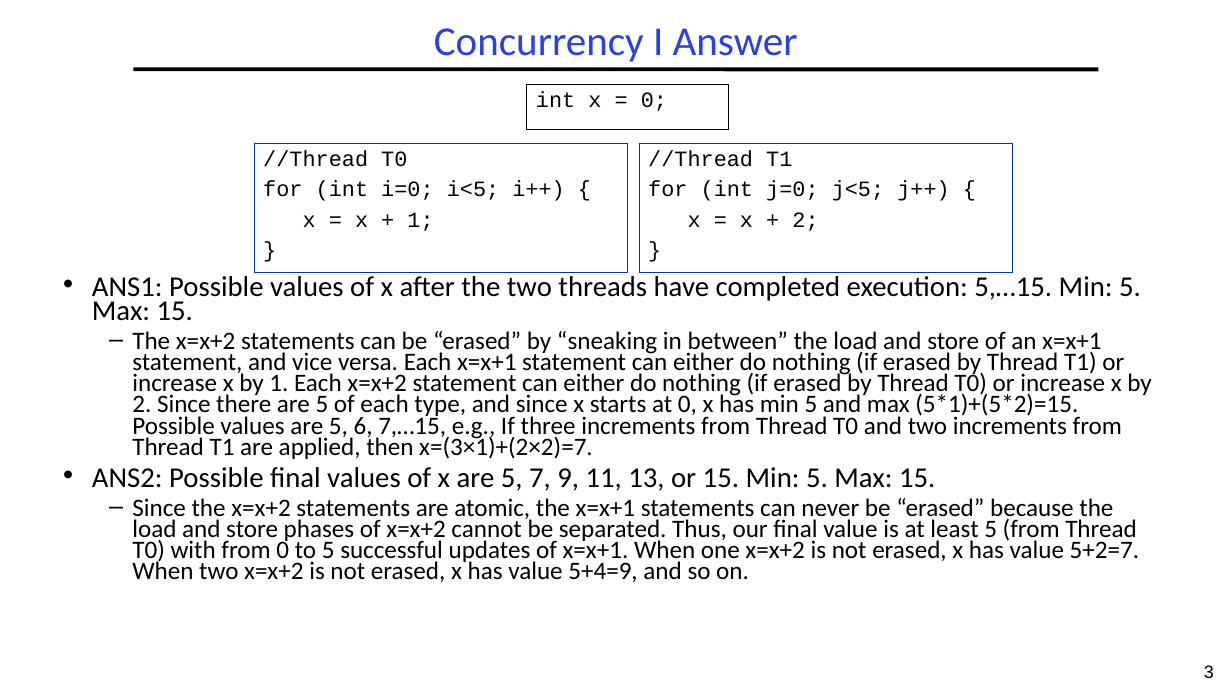
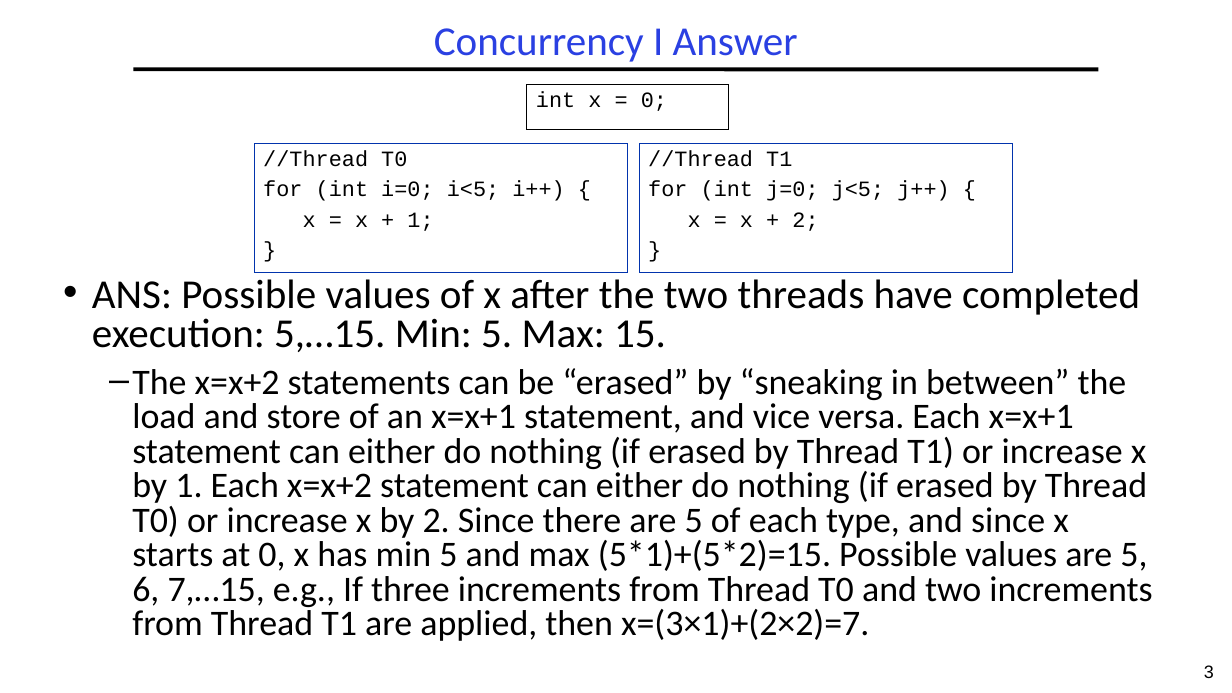
Before and after one commit to guhofstra/CSC256Fa25, a slide deck: slide 3 of PPTs/L3-Exercises ANS.pptx. Drawn at 1232x693 pixels with LibreOffice and Linux fonts; fonts in the diff are those of the drawing. Boxes give left, top, right and bottom in pixels: in the first picture for what was removed or moved away, otherwise in the second. Text is boxed around its words. In the diff, an @@ line names an element or a change of style, - is before the commit and + after.

```diff
--- a/PPTs/L3-Exercises ANS.pptx
+++ b/PPTs/L3-Exercises ANS.pptx
@@ text at (x1=92, y1=279, x2=1140, y2=352): text changed; size 22.4 to 32 pt @@
-• ANS1: Possible values of x after the two threads have completed execution: 5,…15. Min: 5. Max: 15.
+• ANS: Possible values of x after the two threads have completed execution: 5,…15. Min: 5. Max: 15.
@@ text at (x1=132, y1=368, x2=1152, y2=641): size 19.6 to 28 pt in "The x=x+2 statements can be “erased” by ..."; line spacing 0.7 to 0.8; more space between paragraphs @@
@@ text at (x1=92, y1=467, x2=1139, y2=582): paragraphs removed @@
-• ANS2: Possible final values of x are 5, 7, 9, 11, 13, or 15. Min: 5. Max: 15.
-  – Since the x=x+2 statements are atomic, the x=x+1 statements can never be “erased” because the load and store phases of x=x+2 cannot be separated. Thus, our final value is at least 5 (from Thread T0) with from 0 to 5 successful updates of x=x+1. When one x=x+2 is not erased, x has value 5+2=7. When two x=x+2 is not erased, x has value 5+4=9, and so on.
```
Also in this commit, not shown: 5 other slides changed, 5 other files.
